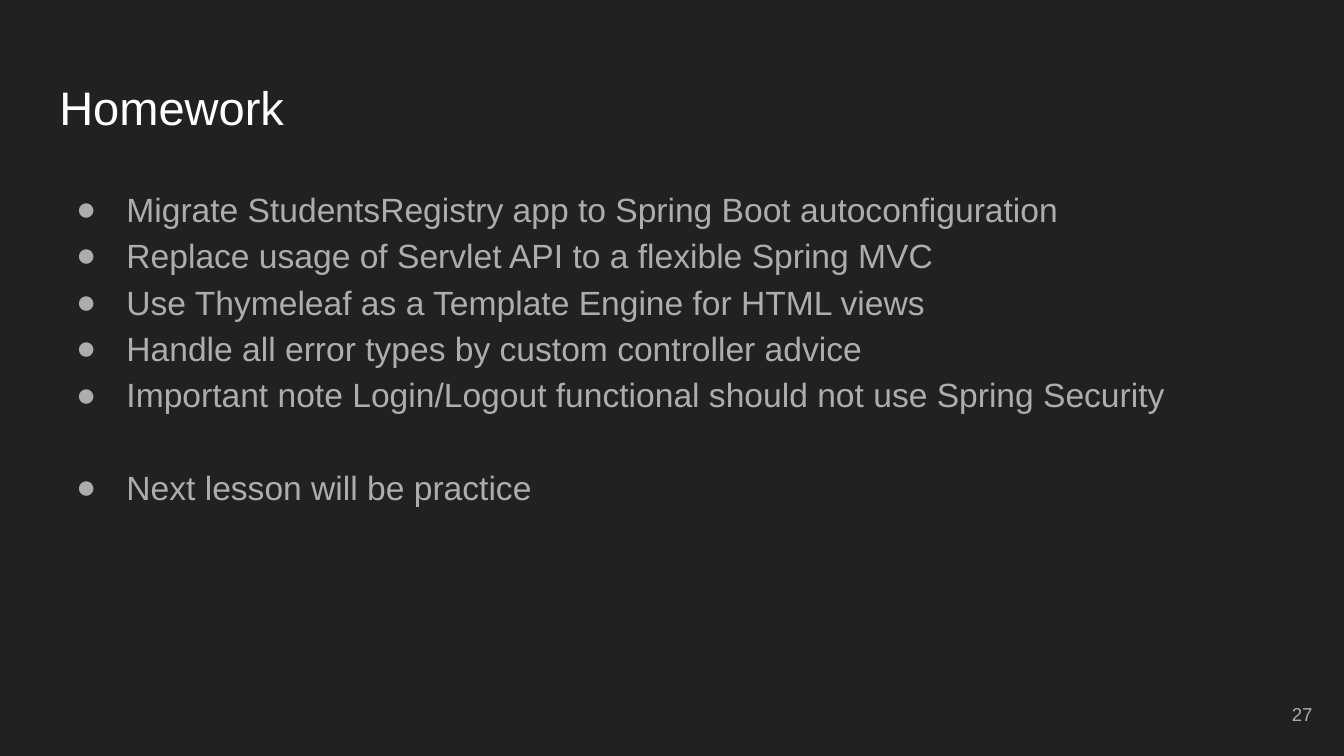
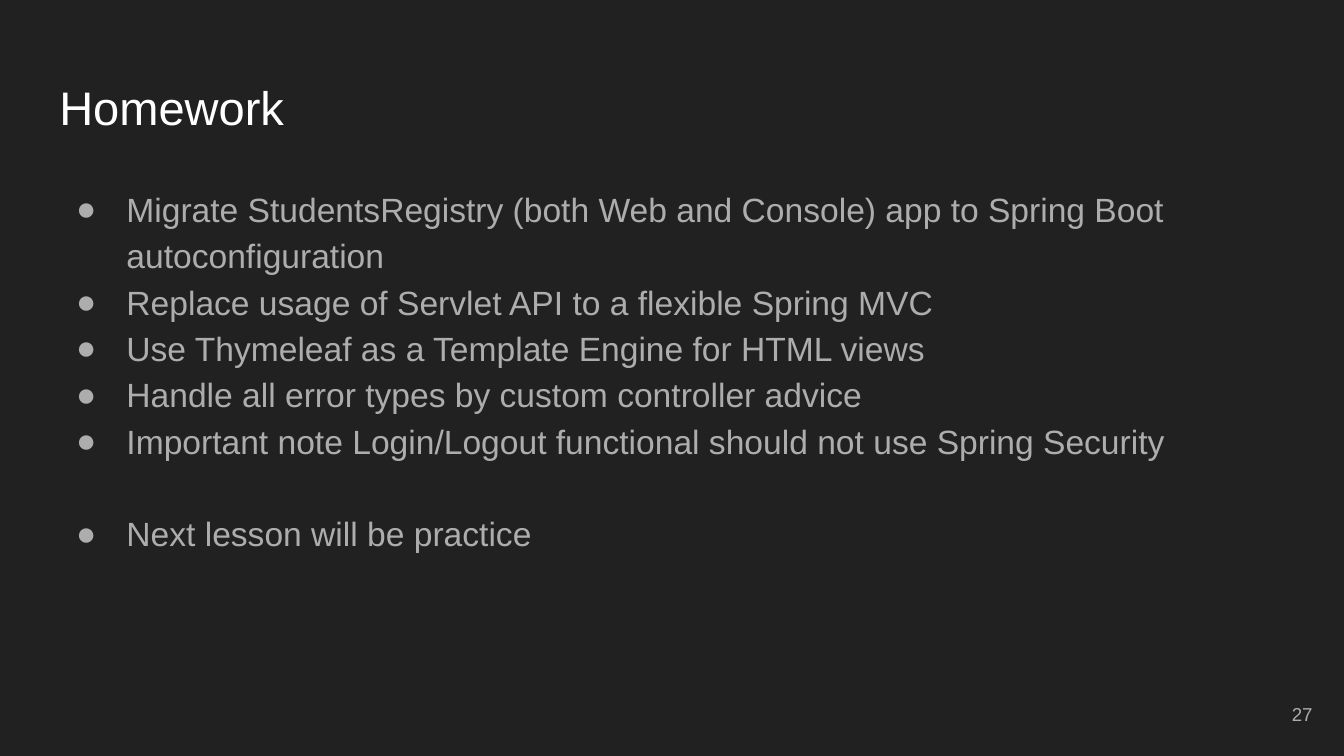
Before and after one commit to brahinets/GeekHub-J4W-X, a slide deck: slide 27 of Lectures/Lesson 16 - Spring MVC, Spring Boot.pptx. Drawn at 1344x756 pixels with LibreOffice and Linux fonts; fonts in the diff are those of the drawing. Boxes give left, top, right and bottom in pixels: in the first picture for what was removed or moved away, otherwise in the second. Text is boxed around its words. In the diff, an @@ line names an element or a change of style, - is before the commit and + after.

Commit message:
L16 Updated lecture presentation

```diff
--- a/Lectures/Lesson 16 - Spring MVC, Spring Boot.pptx
+++ b/Lectures/Lesson 16 - Spring MVC, Spring Boot.pptx
@@ text at (x1=126, y1=197, x2=1163, y2=274): text changed @@
-● Migrate StudentsRegistry app to Spring Boot autoconfiguration
+● Migrate StudentsRegistry (both Web and Console) app to Spring Boot autoconfiguration
```
